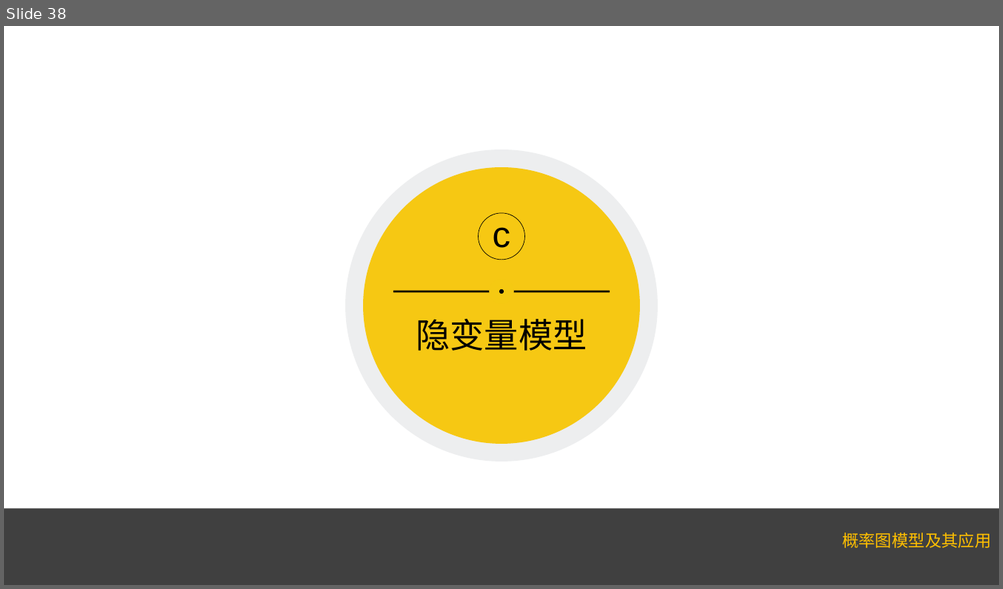
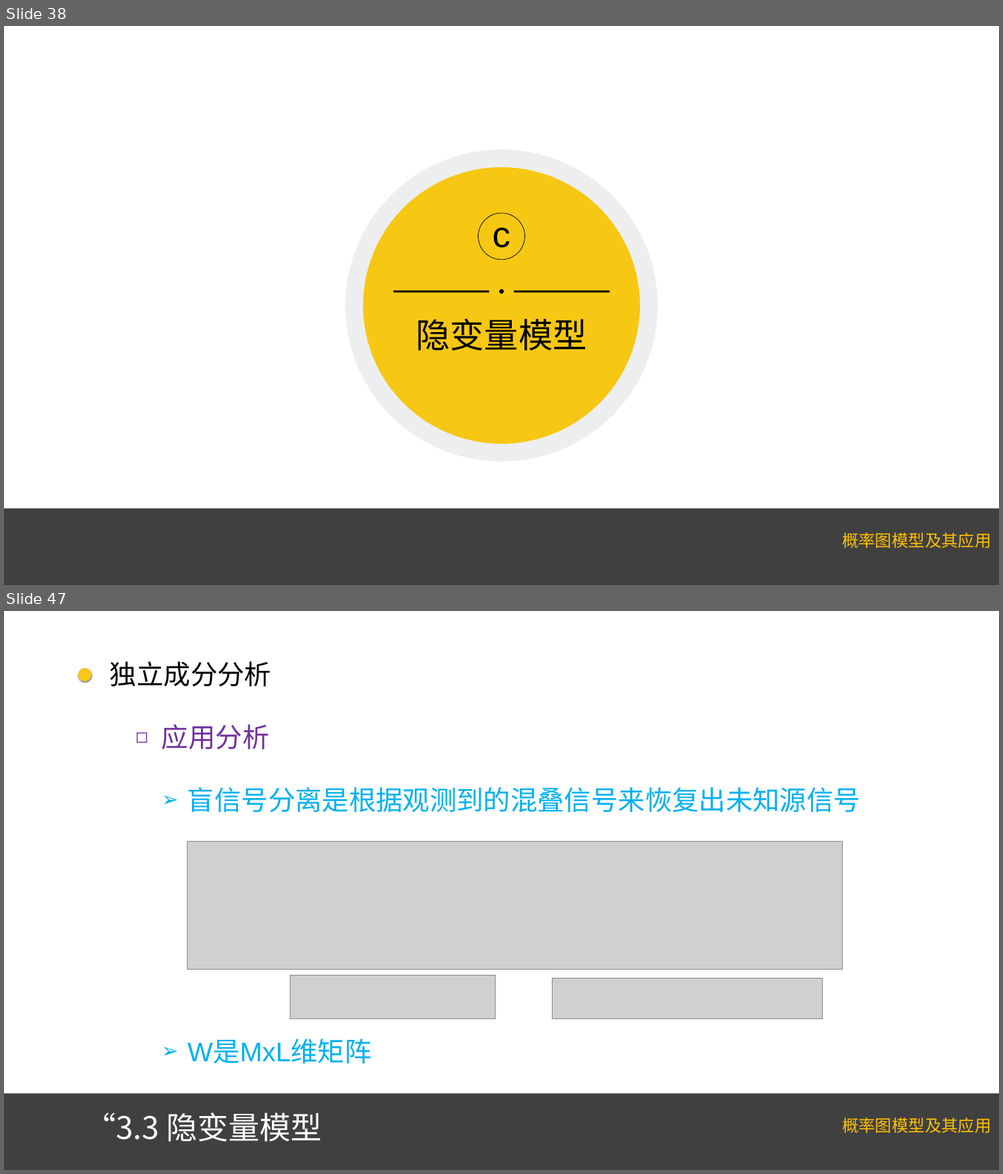
Before and after one commit to Lauralrf/Lauralrf.github.io, a slide deck: 3第三章有向图模型.pptx. Shown one above the other, each under a label of ours: slide 38 before the commit, slides 38 and 47 after it; the slides between them are not shown. The pictures are 1003x589 and 1003x1174 pixels, drawn with LibreOffice and Linux fonts; fonts in the diff are those of the drawing; grey boxes stand for pictures. Boxes give left, top, right and bottom in pixels: in the first picture for what was removed or moved away, otherwise in the second. Text is boxed around its words. In the diff, an @@ line names an element or a change of style, - is before the commit and + after.

```diff
--- a/3第三章有向图模型.pptx
+++ b/3第三章有向图模型.pptx
@@ slide 47 added at box(4, 611, 999, 1170), background #FFFFFF; not listed: 2 template elements that a slide beside it also shows @@
@@ ellipse added at box(78, 668, 91, 681), fill #F6C813 @@
@@ text added at box(110, 661, 860, 1064), 52 pt, text #00B0F0 @@
+独立成分分析
+  ◻ 应用分析
+    ➢ 盲信号分离是根据观测到的混叠信号来恢复出未知源信号
+    ➢ W是MxL维矩阵
@@ picture added at box(187, 842, 842, 970) @@
@@ picture added at box(290, 975, 495, 1019) @@
@@ picture added at box(552, 978, 822, 1019) @@
@@ title added at box(85, 1113, 321, 1142), 60 pt, text #FFFFFF @@
+“3.3 隐变量模型
```
Also in this commit, not shown: 66 other slides added, 4 other files.
